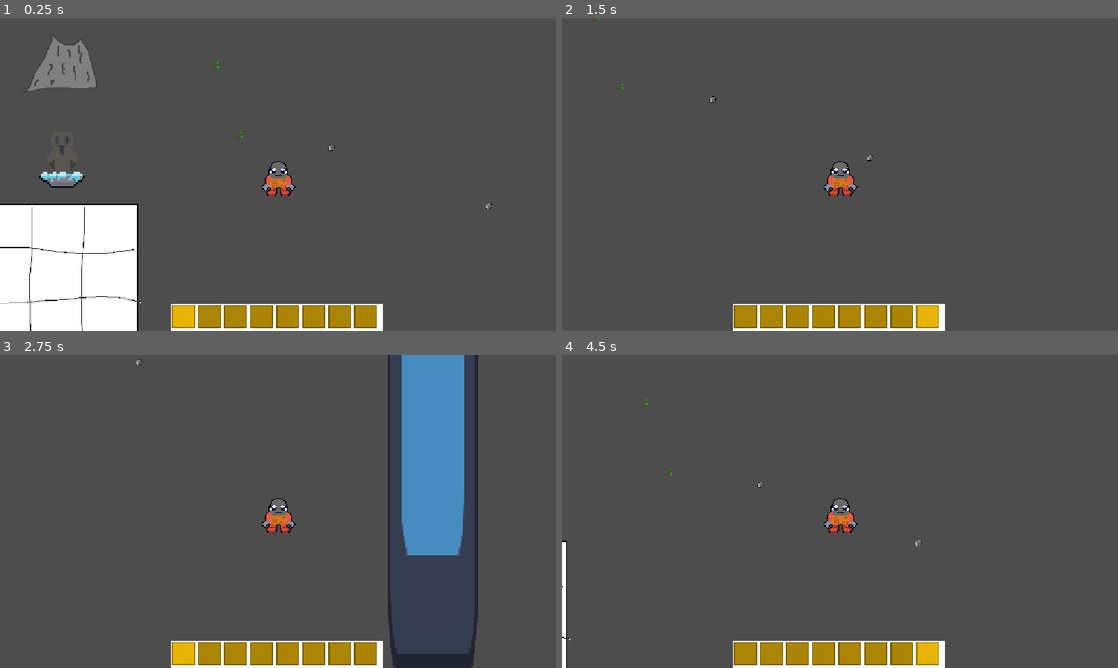
Above: before the commit, frames 1-4 (two rows, left to right).
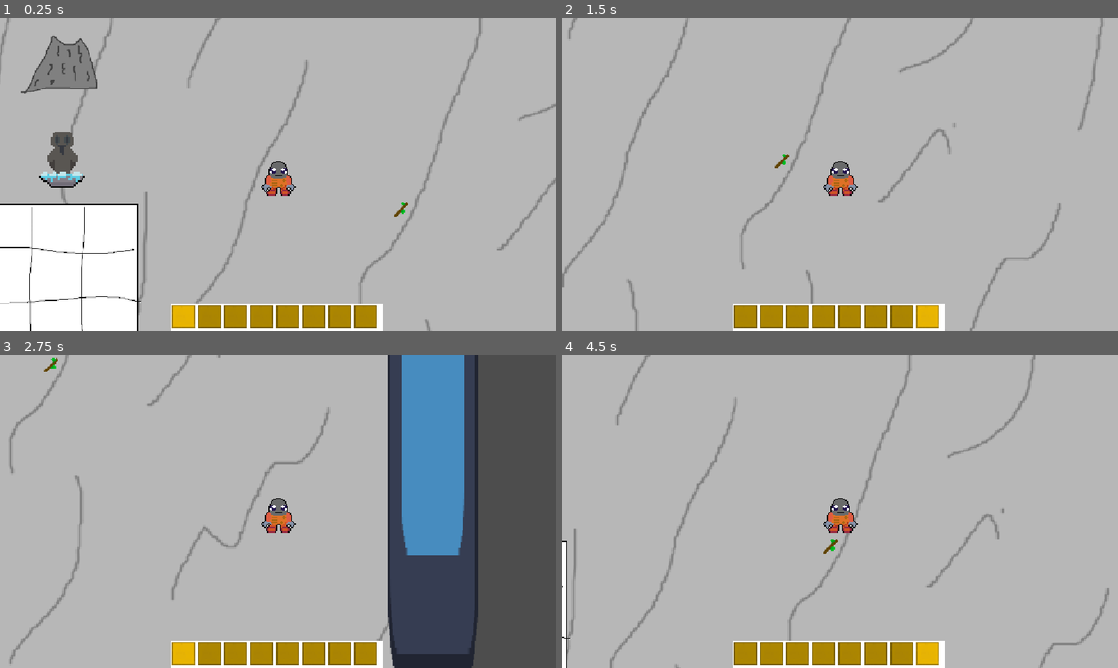
Above: after the commit, the same moments.

Repository: DlekiYa/gamejam2
Game: Godot game, scene res://Scene/test.tscn
The game is run twice, just before and just after one commit, with the same random seed, the same clock (stepped at 60 frames per second) and the same inputs. The engine's default icon, where the game draws it, is replaced by a stand-in: a white triangle on a blue panel in a dark square.
Inputs (mouse positions are in pixels of both pictures, inside the frame that each line leads up to):
- Up to frame 1 (0.25 s): no input
- Up to frame 2 (1.5 s): tap Enter at 0.5 s; move the mouse to (962, 158) at 0.52 s; hold D (ui_right) 0.53-1.28 s; tap F (pick_up_key, bound only after the commit) at 0.6 s; move the mouse to (728, 190) at 1.27 s; hold S (ui_down) from 1.28 s (still down); tap Mouse wheel down (scroll_down) at 1.35 s
- Up to frame 3 (2.75 s): tap F (pick_up_key, bound only after the commit) at 1.55, 2.3 s; move the mouse to (333, 442) at 2.02 s; release S (ui_down) at 2.03 s; hold D (ui_right) from 2.03 s (still down); tap Mouse wheel up (scroll_up) at 2.1 s
- Up to frame 4 (4.5 s): move the mouse to (812, 574) at 2.77 s; release D (ui_right) at 2.78 s; hold W (ui_up) 2.78-3.53 s; tap F (pick_up_key, bound only after the commit) at 2.85, 3.6 s; move the mouse to (1006, 558) at 3.52 s; hold A (ui_left) from 3.53 s (still down); move the mouse to (673, 464) at 4.27 s; tap Mouse wheel down (scroll_down) at 4.35 s

The runs differ from the first frame. In frame 1, 84% of the frame differs, in the area x 0-100%, y 0-100%; in frame 2, 96%; in frame 3, 66%; in frame 4, 96%.

Commit message:
added picking up through button press functionality

Diff:
--- /dev/null
+++ b/Scene/highlight_sprite.gd
@@ -0,0 +1,15 @@
+extends Sprite2D
+
+var scaling_factor = 0.02
+
+# Called when the node enters the scene tree for the first time.
+func _ready() -> void:
+	pass # Replace with function body.
+
+
+# Called every frame. 'delta' is the elapsed time since the previous frame.
+func _process(delta: float) -> void:
+	if scale.x > 1.2 or scale.x < 0.9:
+		scaling_factor *= -1.0
+	scale.x += scaling_factor
+	scale.y += scaling_factor
--- a/Scene/test.tscn
+++ b/Scene/test.tscn
@@ -1,6 +1,7 @@
 [gd_scene format=3 uid="uid://cddysvsuag50v"]
 
 [ext_resource type="Texture2D" uid="uid://c8g83k84ejv2l" path="res://sprites/owl_altar.png" id="1_6yxeo"]
+[ext_resource type="Texture2D" uid="uid://cxpd6ic24gshr" path="res://sprites/ugly/scuffed_texture_floor_starter_location.png" id="1_23avy"]
 [ext_resource type="Texture2D" uid="uid://bbngijjqmwnhm" path="res://icon.svg" id="2_8r58n"]
 [ext_resource type="Script" uid="uid://ciy58y131qoew" path="res://Script/volcano_manager.gd" id="3_y65k6"]
 [ext_resource type="Texture2D" uid="uid://b2y1n4pr4hsia" path="res://sprites/ugly/volcano small.png" id="4_23avy"]
@@ -9,8 +10,10 @@
 [ext_resource type="Texture2D" uid="uid://bsjwm7hc2urdu" path="res://sprites/ugly/grid.png" id="7_mvde6"]
 [ext_resource type="Script" uid="uid://bjhmyka2h58go" path="res://Script/Grid.gd" id="8_cl324"]
 [ext_resource type="PackedScene" uid="uid://beeys85kmqxn0" path="res://sprites/K uglyArt/Scene/player.tscn" id="9_jumxh"]
-[ext_resource type="PackedScene" uid="uid://68dgvlwvevxv" path="res://sprites/K uglyArt/Scene/stick.tscn" id="10_y65k6"]
-[ext_resource type="PackedScene" uid="uid://cttr8smuwwtuw" path="res://sprites/K uglyArt/Scene/Stone.tscn" id="11_23avy"]
+[ext_resource type="Texture2D" uid="uid://xlo0u20tepdw" path="res://sprites/ugly/highlight.png" id="10_porkx"]
+[ext_resource type="Script" uid="uid://0vd5vc5a1mci" path="res://Scene/highlight_sprite.gd" id="11_bkqfa"]
+[ext_resource type="PackedScene" uid="uid://bvvystfvicrsq" path="res://inventory/item_on_ground.tscn" id="13_mvde6"]
+[ext_resource type="Resource" uid="uid://c3cgi6fa5av31" path="res://inventory/items/stick.tres" id="14_bkqfa"]
 
 [sub_resource type="CapsuleShape2D" id="CapsuleShape2D_mti6b"]
 radius = 31.0
@@ -32,6 +35,11 @@
 size = Vector2(337, 306)
 
 [node name="Node2D" type="Node2D" unique_id=924035287]
+
+[node name="ScuffedTextureFloorStarterLocation" type="Sprite2D" parent="." unique_id=230565198]
+position = Vector2(1708, 652)
+scale = Vector2(3.39625, 2.845)
+texture = ExtResource("1_23avy")
 
 [node name="OwlAltar" type="Sprite2D" parent="." unique_id=163889644]
 position = Vector2(1621, 676)
@@ -138,22 +146,15 @@
 visible = false
 modulate = Color(1, 1, 1, 0.65882355)
 position = Vector2(118.00008, -19.499975)
-texture = ExtResource("2_8r58n")
+texture = ExtResource("10_porkx")
+script = ExtResource("11_bkqfa")
 
 [node name="Player" parent="." unique_id=685406686 instance=ExtResource("9_jumxh")]
 position = Vector2(2072, 749)
 
-[node name="Stick" parent="." unique_id=294216872 instance=ExtResource("10_y65k6")]
-position = Vector2(1995, 668)
-
-[node name="Stone" parent="." unique_id=401729028 instance=ExtResource("11_23avy")]
-position = Vector2(2183, 694)
-
-[node name="Stick2" parent="." unique_id=855853020 instance=ExtResource("10_y65k6")]
-position = Vector2(1945, 524)
-
-[node name="Stone2" parent="." unique_id=1820709784 instance=ExtResource("11_23avy")]
-position = Vector2(2509, 815)
+[node name="ItemOnGround" parent="." unique_id=294216872 instance=ExtResource("13_mvde6")]
+position = Vector2(2328, 820)
+item = ExtResource("14_bkqfa")
 
 [connection signal="body_entered" from="Grid/Area2D" to="Grid" method="player_entered_area"]
 [connection signal="body_exited" from="Grid/Area2D" to="Grid" method="player_left_area"]
--- a/Script/player.gd
+++ b/Script/player.gd
@@ -9,8 +9,10 @@
 
 var currently_walking: bool = false
 @export var animated_sprite: AnimatedSprite2D
+var hovering_over_item: ItemOnGround
 
 @export var inv: Inv
+
 # Called when the node enters the scene tree for the first time.
 func _ready() -> void:
 	pass
@@ -27,6 +29,9 @@
 			Currentslot -= 1
 		else:
 			Currentslot = 7
+	if Input.is_action_just_pressed("pick_up_key"):
+		if hovering_over_item != null:
+			collect(hovering_over_item)
 	highlight()
 	var direction = Input.get_vector("ui_left", "ui_right", "ui_up","ui_down")
 	if direction == Vector2.ZERO and currently_walking:
@@ -40,17 +45,20 @@
 	velocity = direction * speed
 	move_and_slide()
 
-func collect(item):
-	inv.insert(item)
+func offer_pick_up(item: ItemOnGround) -> void:
+	hovering_over_item = item
+	$label_pick_up.show()
 
-func player():
-	pass
+func forget_pick_up(item: ItemOnGround) -> void:
+	if hovering_over_item == item:
+		hovering_over_item = null
+		$label_pick_up.hide()
+
+func collect(item: ItemOnGround):
+	inv.insert(item.item)
+	item.queue_free()
 
 func highlight():
 	for i in 8:
 		$inv_ui.slots[i].modulate = Color(1.0, 1.0, 1.0, 1.0)
 	$inv_ui.slots[Currentslot].modulate = Color(1.353, 1.353, 1.353, 1.0)
-	if !inv.slots[Currentslot].item == null:
-		Grid.highlight_sprite.texture = inv.slots[Currentslot].item.texture
-	else:
-		Grid.highlight_sprite.texture = null
--- a/Script/stone.gd
+++ b/Script/stone.gd
@@ -14,7 +14,7 @@
 
 
 func _on_body_entered(body: Node2D) -> void:
-	if body.has_method("player"):
+	if body is Player:
 		player = body
 		player.collect(item)
 		queue_free()
--- a/inventory/inventory_items.gd
+++ b/inventory/inventory_items.gd
@@ -3,4 +3,4 @@
 class_name InvItem
 
 @export var name: String = ""
-@export var  texture: Texture2D
+@export var texture: Texture2D
--- /dev/null
+++ b/inventory/item_on_ground.gd
@@ -0,0 +1,23 @@
+extends Area2D
+class_name ItemOnGround
+
+@export var item: InvItem
+var player: Player = null
+# Called when the node enters the scene tree for the first time.
+func _ready() -> void:
+	$ItemSprite.texture = item.texture
+
+# Called every frame. 'delta' is the elapsed time since the previous frame.
+func _process(delta: float) -> void:
+	pass
+
+func _on_body_entered(body: Node2D) -> void:
+	if body is not Player:
+		return
+	player = body
+	player.offer_pick_up(self)
+
+func _on_body_exited(body: Node2D) -> void:
+	if body is not Player:
+		return
+	player.forget_pick_up(self)
--- /dev/null
+++ b/inventory/item_on_ground.tscn
@@ -0,0 +1,17 @@
+[gd_scene format=3 uid="uid://bvvystfvicrsq"]
+
+[ext_resource type="Script" uid="uid://q2u1dvbre5xk" path="res://inventory/item_on_ground.gd" id="1_vy6vj"]
+
+[sub_resource type="CircleShape2D" id="CircleShape2D_xxti3"]
+
+[node name="ItemOnGround" type="Area2D" unique_id=294216872]
+scale = Vector2(2, 2)
+script = ExtResource("1_vy6vj")
+
+[node name="CollisionShape2D" type="CollisionShape2D" parent="." unique_id=1394503655]
+shape = SubResource("CircleShape2D_xxti3")
+
+[node name="ItemSprite" type="Sprite2D" parent="." unique_id=2014497747]
+
+[connection signal="body_entered" from="." to="." method="_on_body_entered"]
+[connection signal="body_exited" from="." to="." method="_on_body_exited"]
--- a/project.godot
+++ b/project.godot
@@ -84,6 +84,11 @@
 "events": [Object(InputEventMouseButton,"resource_local_to_scene":false,"resource_name":"","device":-1,"window_id":0,"a …(253 unchanged characters)…
 ]
 }
+pick_up_key={
+"deadzone": 0.2,
+"events": [Object(InputEventKey,"resource_local_to_scene":false,"resource_name":"","device":-1,"window_id":0,"alt_pressed":false,"shift_pressed":false,"ctrl_pressed":false,"meta_pressed":false,"pressed":false,"keycode":0,"physical_keycode":70,"key_label":0,"unicode":102,"location":0,"echo":false,"script":null)
+]
+}
 
 [physics]
 
--- a/sprites/K uglyArt/Scene/player.tscn
+++ b/sprites/K uglyArt/Scene/player.tscn
@@ -80,3 +80,11 @@
 offset_bottom = 54.0
 
 [node name="Camera2D" type="Camera2D" parent="." unique_id=507095060]
+
+[node name="label_pick_up" type="Label" parent="." unique_id=189035760]
+visible = false
+offset_left = 40.0
+offset_top = -9.0
+offset_right = 183.0
+offset_bottom = 14.0
+text = "press 'F' to pick up"
Not shown, added: Scene/highlight_sprite.gd.uid
Not shown, added: inventory/item_on_ground.gd.uid
Binary file added: sprites/ugly/highlight.png
Not shown, added: sprites/ugly/highlight.png.import
Binary file added: sprites/ugly/scuffed_texture_floor_starter_location.png
Not shown, added: sprites/ugly/scuffed_texture_floor_starter_location.png.import
